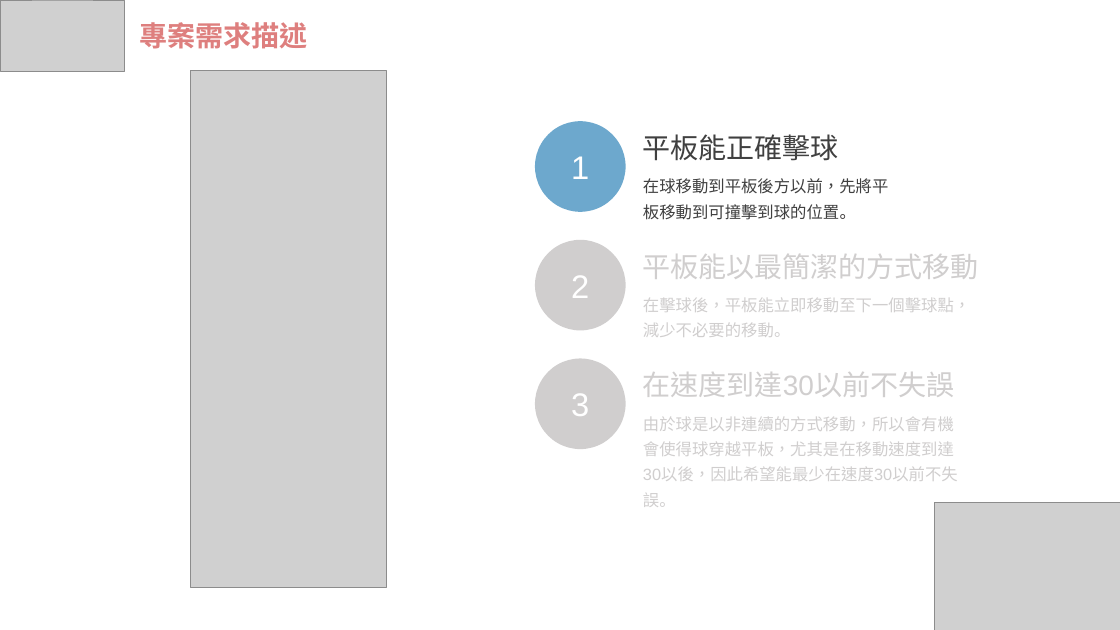
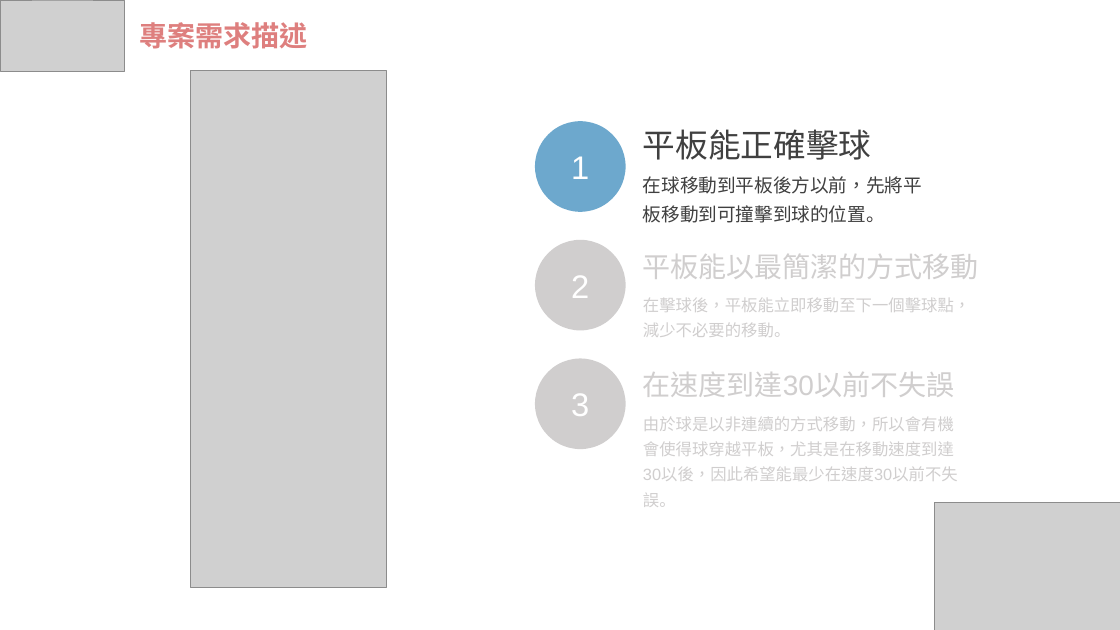
Before and after one commit to wasteee/-Machine-Learning-1081-0316-Project-HW6, a slide deck: slide 5 of ML_0552050.pptx. Drawn at 1120x630 pixels with LibreOffice and Linux fonts; fonts in the diff are those of the drawing; grey boxes stand for pictures. Boxes give left, top, right and bottom in pixels: in the first picture for what was removed or moved away, otherwise in the second. Text is boxed around its words. In the diff, an @@ line names an element or a change of style, - is before the commit and + after.

```diff
--- a/ML_0552050.pptx
+++ b/ML_0552050.pptx
@@ text "平板能正確擊球" at (643, 129, 871, 160): size 24 to 28 pt @@
@@ text "在球移動到平板後方以前，先將平板移動到可撞擊到球的位置。" at (643, 176, 922, 223): size 14 to 16 pt @@
```
Also in this commit, not shown: 3 other slides changed.
